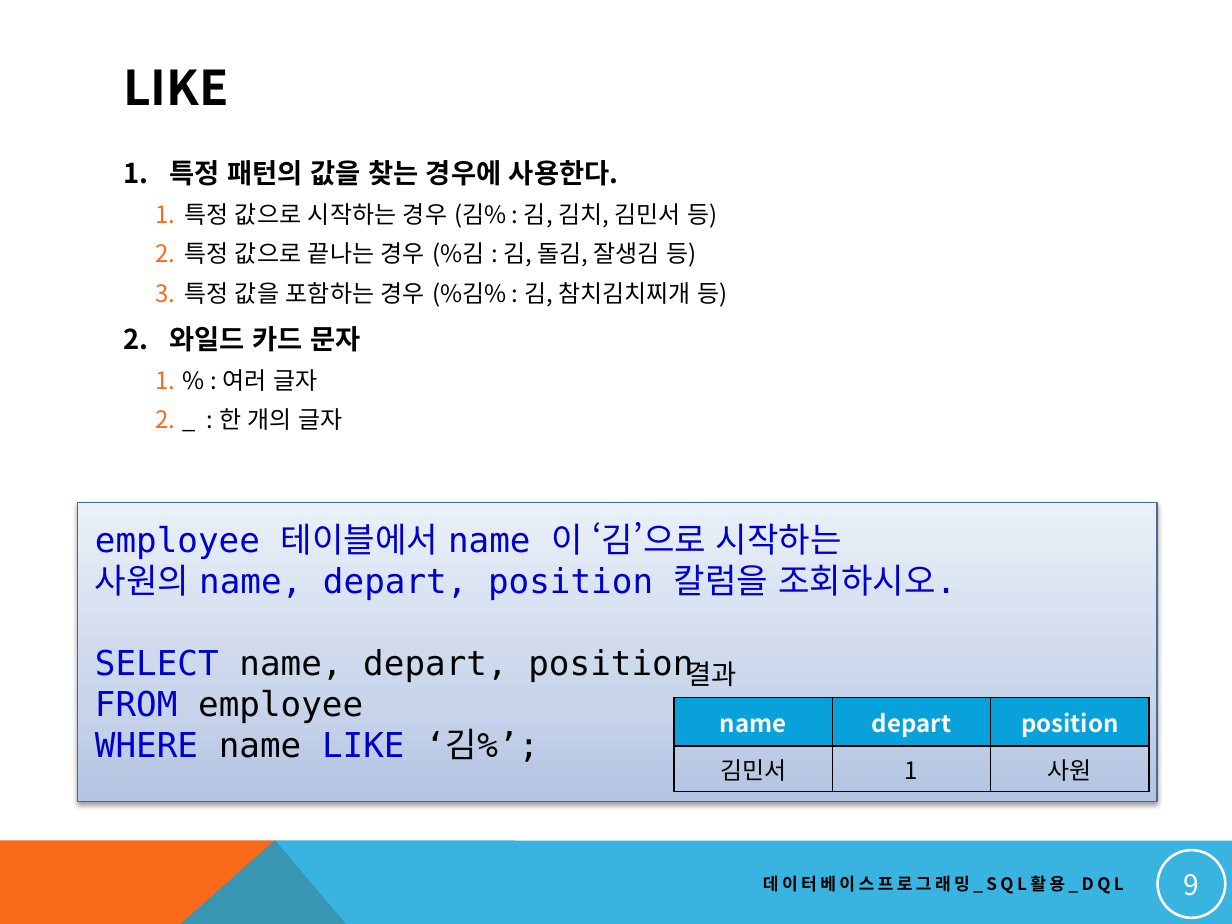
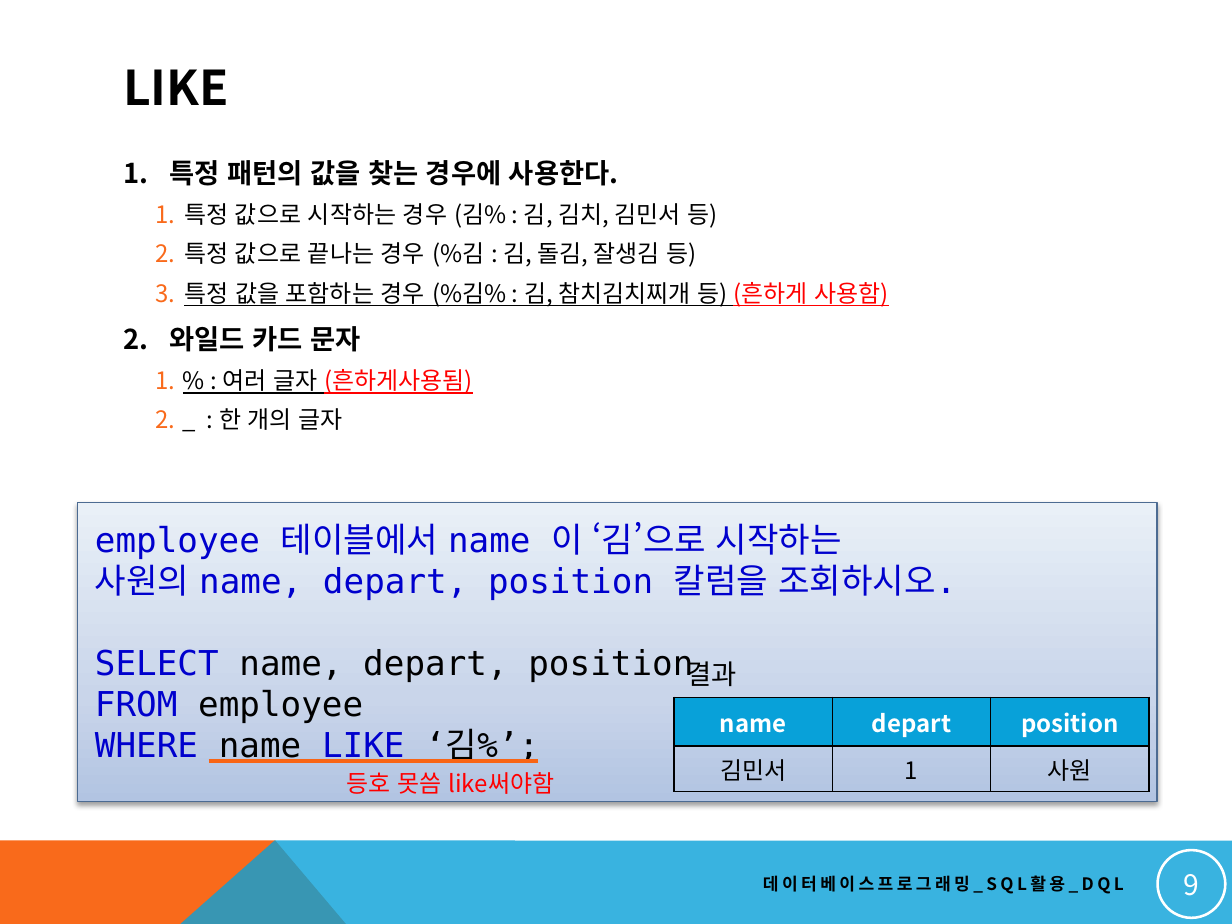
Before and after one commit to soeun1365/dbstudy, a slide deck: slide 9 of NEW_DBMS교안/13. 기본 SQL 작성하기_DQL 활용_1.pptx. Drawn at 1232x924 pixels with LibreOffice and Linux fonts; fonts in the diff are those of the drawing. Boxes give left, top, right and bottom in pixels: in the first picture for what was removed or moved away, otherwise in the second. Text is boxed around its words. In the diff, an @@ line names an element or a change of style, - is before the commit and + after.

```diff
--- a/NEW_DBMS교안/13. 기본 SQL 작성하기_DQL 활용_1.pptx
+++ b/NEW_DBMS교안/13. 기본 SQL 작성하기_DQL 활용_1.pptx
@@ text at [184,282,889,307]: text changed @@
-    3. 특정 값을 포함하는 경우 (%김% : 김, 참치김치찌개 등)
+    3. 특정 값을 포함하는 경우 (%김% : 김, 참치김치찌개 등) (흔하게 사용함)
@@ text at [222,369,473,394]: text changed; text colour #000000 to #FF0000 @@
-    1. % : 여러 글자
+    1. % : 여러 글자 (흔하게사용됨)
@@ line added from (208, 761) to (538, 761), #F96615 2.25 pt @@
@@ text added at [347,772,555,794], 14 pt, text #FF0000 @@
+등호 못씀 like써야함
```
Also in this commit, not shown: 7 other slides changed, 4 other files.
